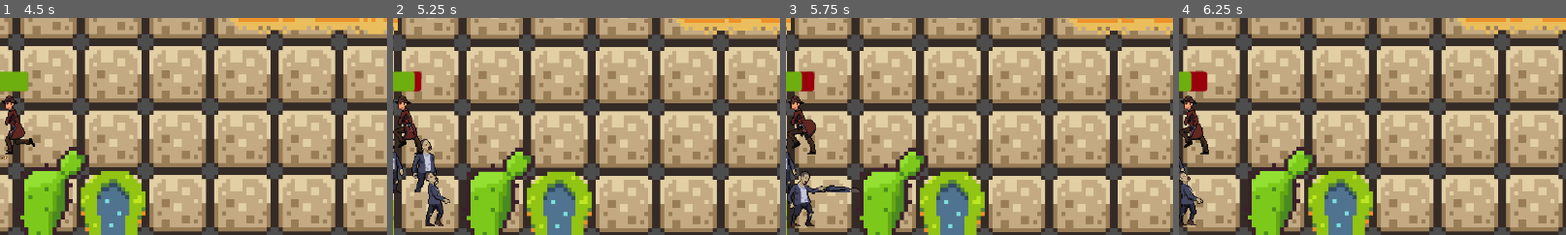
Above: before the commit, frames 1-4 (left to right).
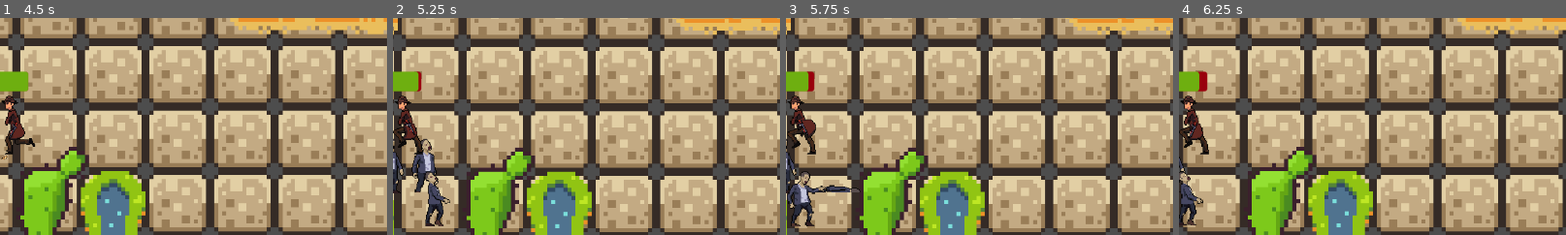
Above: after the commit, the same moments.

Repository: shauryaexe1/Zombie-Wars-
Game: Godot game, scene res://Scenes/main_menu.tscn
Same seed, same stepped clock (60 frames per second), same inputs: the game is played once before the commit and once after it.
Inputs (mouse positions are % of the whole screen's width and height, from its top left):
- Up to frame 1 (4.5 s): click (49, 51) at 0.5 s; move the mouse to (72, 45) at 1.27 s; hold Right (ui_right) 1.28-2.03 s; click (72, 45) at 1.35 s; move the mouse to (30, 55) at 2.02 s; hold Down (ui_down) 2.03-2.78 s; click (30, 55) at 2.1 s; move the mouse to (60, 28) at 2.77 s; hold Right (ui_right) 2.78-3.53 s; click (60, 28) at 2.85 s; move the mouse to (45, 70) at 3.52 s; hold Up (ui_up) 3.53-4.28 s; click (45, 70) at 3.6 s; move the mouse to (80, 65) at 4.27 s; hold Left (ui_left) from 4.28 s (still down); click (80, 65) at 4.35 s
- Up to frame 2 (5.25 s): keep holding Left (ui_left); move the mouse to (20, 35) at 5.02 s; click (20, 35) at 5.1 s
- Up to frame 3 (5.75 s): keep holding Left (ui_left)
- Up to frame 4 (6.25 s): move the mouse to (55, 50) at 5.77 s; release Left (ui_left) at 5.78 s; hold Down (ui_down) from 5.78 s (still down); click (55, 50) at 5.85 s
The pictures show only the part of the screen within x 50-100%, y 26-76%; the shares and areas given below are measured in that part.

Frame 1 is identical in both runs. In frame 2, 0.1% of the frame differs, in the area x 5-7%, y 24-34%; in frame 3, 0.2%; in frame 4, 0.2%, in the area x 2-6%, y 24-34%.

Commit message:
sprint 6
add the comments in each of the code

Diff:
--- a/Scenes/game.over.r.gd
+++ b/Scenes/game.over.r.gd
@@ -3,6 +3,7 @@
 @export var coins_label: Label
 
 
+# Displays high score and coins earned this run then saves gaem data and plays game over music
 func _ready():
 	score_label.text = "High Score - " + str(Global.high_score)
 	coins_label.text = "Coins Earned - " + str(Global.run_coins)
@@ -10,9 +11,11 @@
 	$GameOverMusic.play()
 
 
+# Restarts the game from beginning
 func _click_replay() -> void:
 	get_tree().change_scene_to_file("res://Scenes/main_game.tscn")
 
 
-func _Main_menu() -> void:
+# Returns the player to the main menu
+func _main_menu() -> void:
 	get_tree().change_scene_to_file("res://Scenes/main_menu.tscn")
--- a/Scenes/main_game.gd
+++ b/Scenes/main_game.gd
@@ -8,6 +8,7 @@
 var last_difficulty_score: int = 0
 
 
+# Sets up all global refferences, resets the game state and starts the game with 5 zombies
 func _ready():
 	Global.score_label = score_label
 	Global.coins_label = coins_label
@@ -25,7 +26,7 @@
 	spawn_mob()
 	spawn_mob()
 	spawn_mob()
-	$Fade_Transition/AnimationPlayer.play("fate_out")
+	$Fade_Transition/AnimationPlayer.play("fade_out")
 
 
 # Spawn's a zombie at a random point along the parimeter path
--- a/Scripts/bullet.gd
+++ b/Scripts/bullet.gd
@@ -22,6 +22,5 @@
 		if body.take_damage():
 			Global.score_points += 1
 			Global.add_coins(2)
-			print("A", Global.score_points)
 	if not body.name == "Player":
 		queue_free()
--- a/Scripts/global.gd
+++ b/Scripts/global.gd
@@ -33,6 +33,8 @@
 
 func _ready() -> void:
 	load_game()
+
+
 	# Set up background music
 	music_player = AudioStreamPlayer.new()
 	music_player.stream = preload("res://Audio files/mainmenu_music.mp3")
@@ -41,6 +43,7 @@
 	add_child(music_player)
 
 
+# Updates the score label and checks whether the high score needs updating
 func _on_score_changed() -> void:
 	score_label.text = str(score_points)
 	if high_score < score_points:
@@ -52,6 +55,7 @@
 		coins_label.text = "Coins : " + str(coins)
 
 
+# Adds coins to both the total and the current run count
 func add_coins(amount:int) -> void:
 	coins += amount
 	run_coins += amount
--- a/Scripts/gun.gd
+++ b/Scripts/gun.gd
@@ -3,6 +3,8 @@
 const BASE_FIRE_COOLDOWN := 0.3
 const FIRE_RATE_MULTIPLIER:= 0.7
 
+
+# Applies fire rate upgrade if owned then sets the timer as a one shot cooldown gate
 func _ready() -> void:
 	$Timer.wait_time = BASE_FIRE_COOLDOWN
 	if Global.has_firerate_upgrade:
@@ -10,6 +12,7 @@
 	$Timer.one_shot = true
 
 
+# Auto aims at the nearest zombie in range and fires when spacebar is pressed
 func _physics_process(delta):
 	var enemies_in_range = get_overlapping_bodies()
 	if enemies_in_range.size() > 0:
@@ -20,6 +23,7 @@
 		$Timer.start()
 
 
+# Plays shooting sound and instantiates a new bullet at the shooting point
 func shoot():
 	$ShootingSound.play()
 	const BULLET = preload("res://Scenes/bullet.tscn")
--- a/Scripts/main_menu.gd
+++ b/Scripts/main_menu.gd
@@ -5,6 +5,8 @@
 
 var button_type = null
 
+
+# Displays current coin balance and high score then starts the menu music
 func _ready() -> void:
 	Global.start_music()
 	coins_label.text = "Coins - " + str(Global.coins)
@@ -35,6 +37,7 @@
 	$Button_Manager/Exit.hide()
 
 
+# Triggers fade transition then routes to the correct scene based on button type
 func _on_fade_timer_timeout() -> void:
 	if button_type == "start_game":
 		get_tree().change_scene_to_file("res://Scenes/main_game.tscn")
--- a/Scripts/player.gd
+++ b/Scripts/player.gd
@@ -87,11 +87,7 @@
 			animated_sprite.play("Dead")
 			health_depleted.emit()
 			dead = true
-		else:
-			health -= damage * mob_count * delta
-			%ProgressBar.value = health
-			if not animated_sprite.animation == "Run":
-				animated_sprite.play("Hurt")
+
 
 
 func _on_animation_finish() -> void:
--- a/Scripts/upgrade_menu.gd
+++ b/Scripts/upgrade_menu.gd
@@ -12,10 +12,12 @@
 @export var shield_label: Label
 
 
+# Refreshes the upgrade menu display on load
 func _ready() -> void:
 	_refresh()
 
 
+# Updates coin display and all three upgrade button states after each purchase
 func _refresh() -> void:
 	coins_label.text = "Coins - " + str(Global.coins)
 	_setup_button(INCREASED_HEALTH, increased_health_label, Global.has_health_upgrade, Global.HEALTH_UPGRADE_COST, "Health Boost")
@@ -23,6 +25,7 @@
 	_setup_button(SHIELD, shield_label, Global.has_shield_upgrade, Global.SHIELD_UPGRADE_COST, "Shield")
 
 
+# Sets each button label and disabled state based on ownership and affordability
 func _setup_button(button: TextureButton, label_node: Label, owned: bool, cost: int, label_text: String) -> void:
 		if owned:
 			label_node.text = label_text + "(Owned)"
--- a/Scripts/zombie.gd
+++ b/Scripts/zombie.gd
@@ -61,6 +61,7 @@
 		return false
 
 
+# Plays dead animation and finishes zombies from the scene after animations finish
 func _on_animation_finished() -> void:
 	if animated_sprite.animation == "Hurt":
 		animated_sprite.play("Walk")
